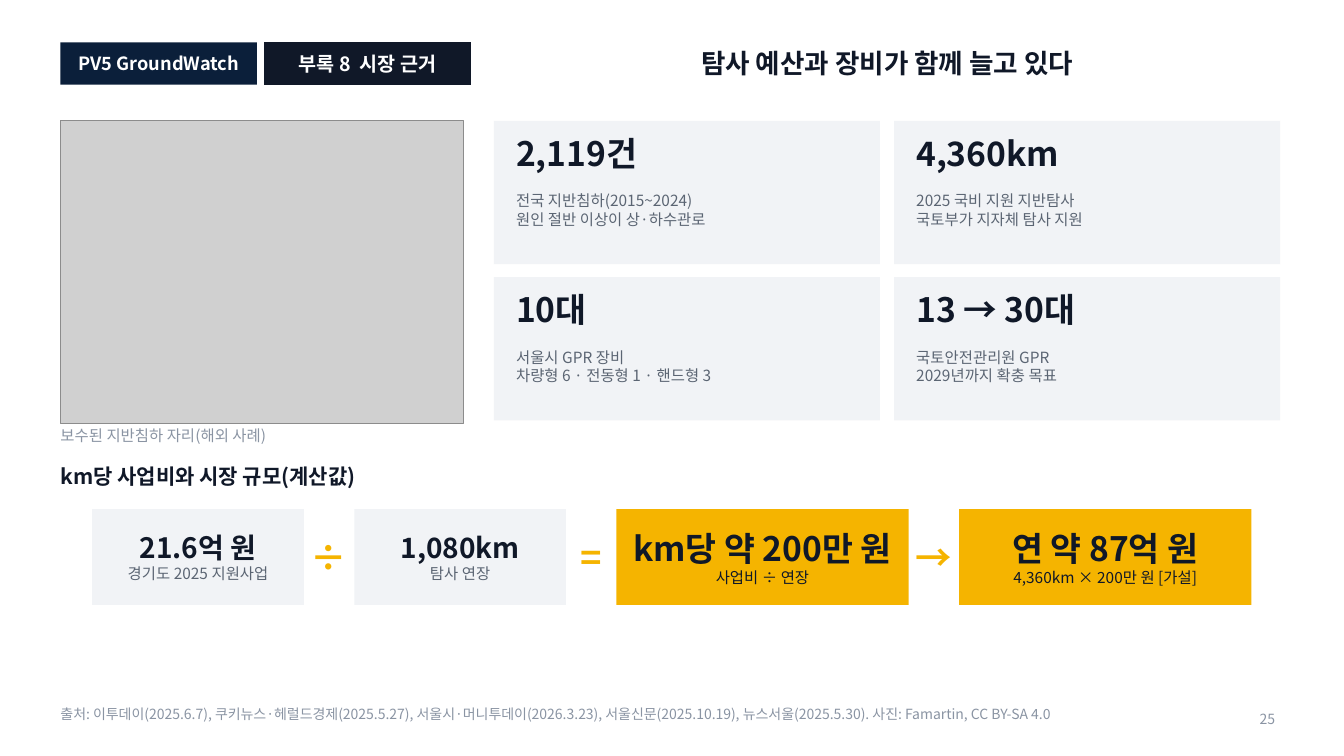
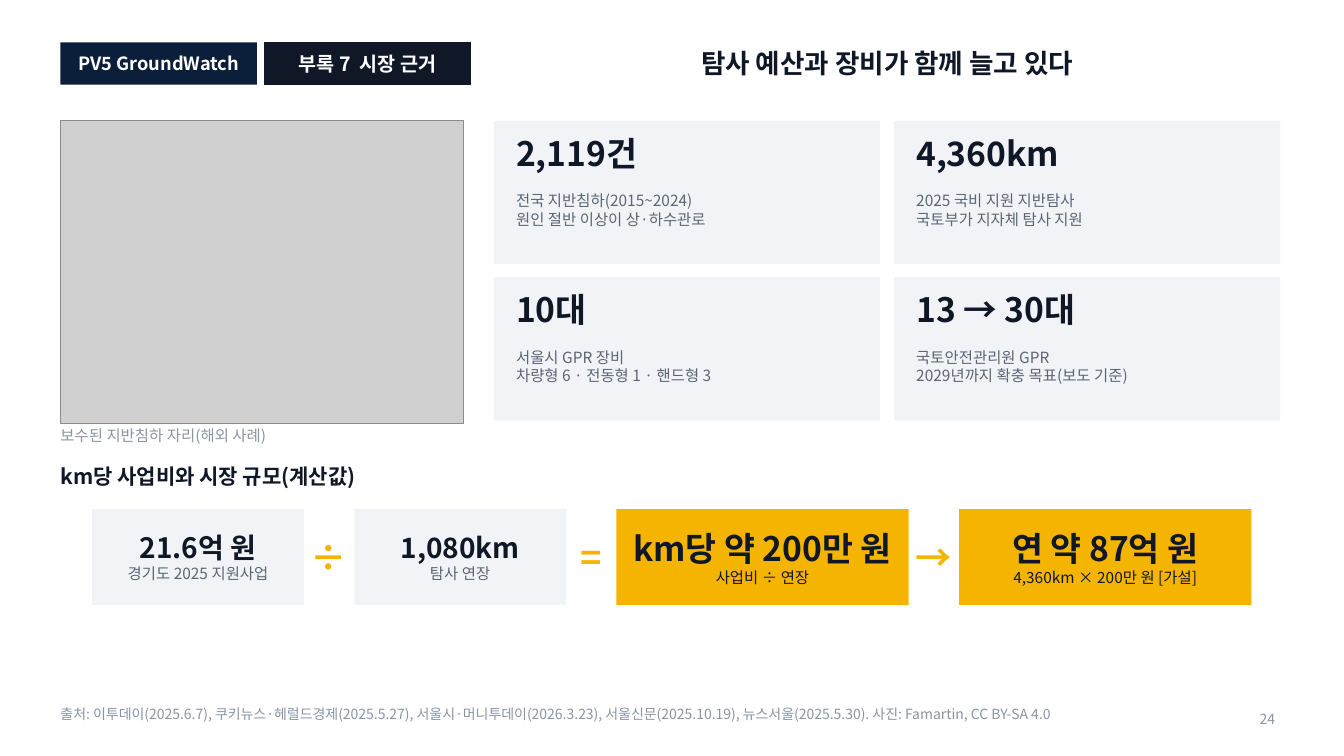
Before and after one commit to woojin-choe/pv5-hose-lab, a slide deck: slide 24 of ppt_all/PV5_GroundWatch_10_18.pptx (slide 25 before the commit). Drawn at 1344x756 pixels with LibreOffice and Linux fonts; fonts in the diff are those of the drawing; grey boxes stand for pictures. Boxes give left, top, right and bottom in pixels: in the first picture for what was removed or moved away, otherwise in the second. Text is boxed around its words. In the diff, an @@ line names an element or a change of style, - is before the commit and + after.

```diff
--- a/ppt_all/PV5_GroundWatch_10_18.pptx
+++ b/ppt_all/PV5_GroundWatch_10_18.pptx
@@ text in rectangle at (298, 54, 436, 73): text changed @@
-부록 8 시장 근거
+부록 7 시장 근거
@@ text at (916, 368, 1128, 384): text changed @@
-2029년까지 확충 목표
+2029년까지 확충 목표(보도 기준)
@@ page number at (1260, 713, 1276, 724): text changed @@
-25
+24
```
Also in this commit, not shown: 18 other slides changed, 1 slide removed, 27 other files.
